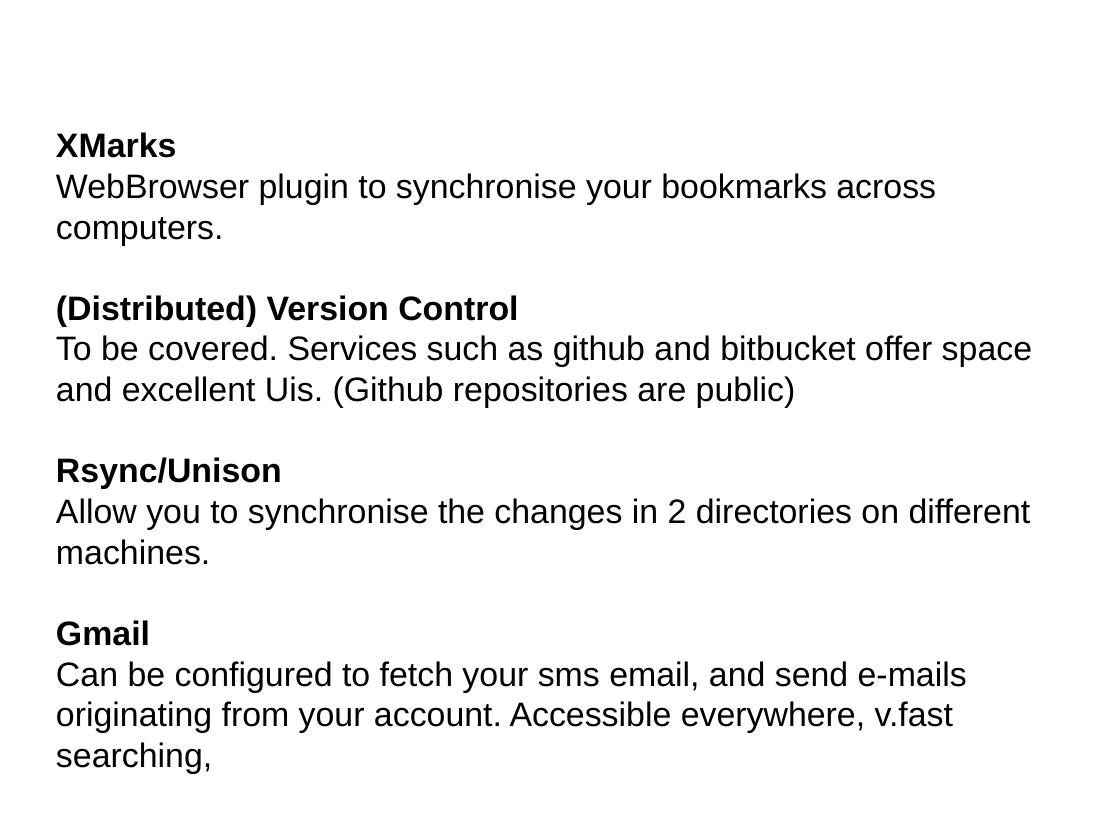
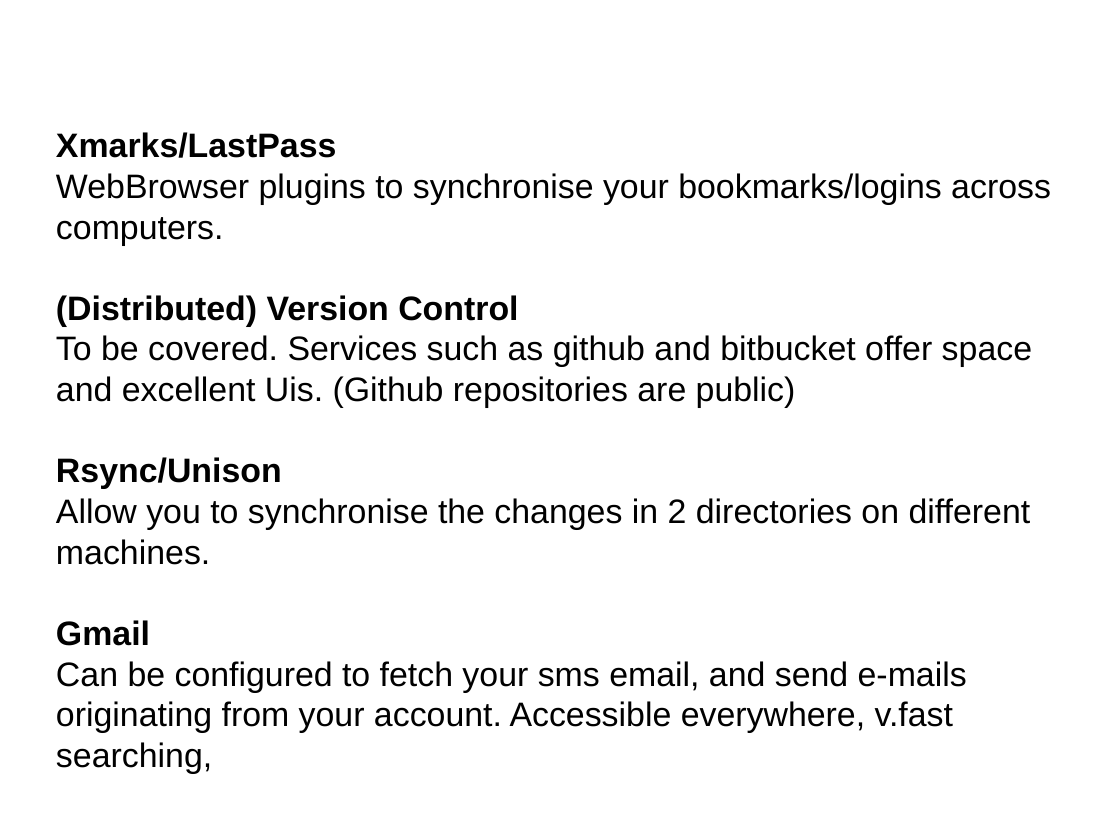
Before and after one commit to mikehulluk/IntroductionToResearchComputing, a slide deck: slide 17 of Wk2/WorkingRemotelyAndSynchronously.odp. Drawn at 1120x840 pixels with LibreOffice and Linux fonts; fonts in the diff are those of the drawing. Boxes give left, top, right and bottom in pixels: in the first picture for what was removed or moved away, otherwise in the second. Text is boxed around its words. In the diff, an @@ line names an element or a change of style, - is before the commit and + after.

```diff
--- a/Wk2/WorkingRemotelyAndSynchronously.odp
+++ b/Wk2/WorkingRemotelyAndSynchronously.odp
@@ subtitle at (56, 132, 1051, 245): text changed @@
-XMarks
-WebBrowser plugin to synchronise your bookmarks across computers.
+Xmarks/LastPass
+WebBrowser plugins to synchronise your bookmarks/logins across computers.
```
Also in this commit, not shown: 2 other slides changed, 1 other file.
